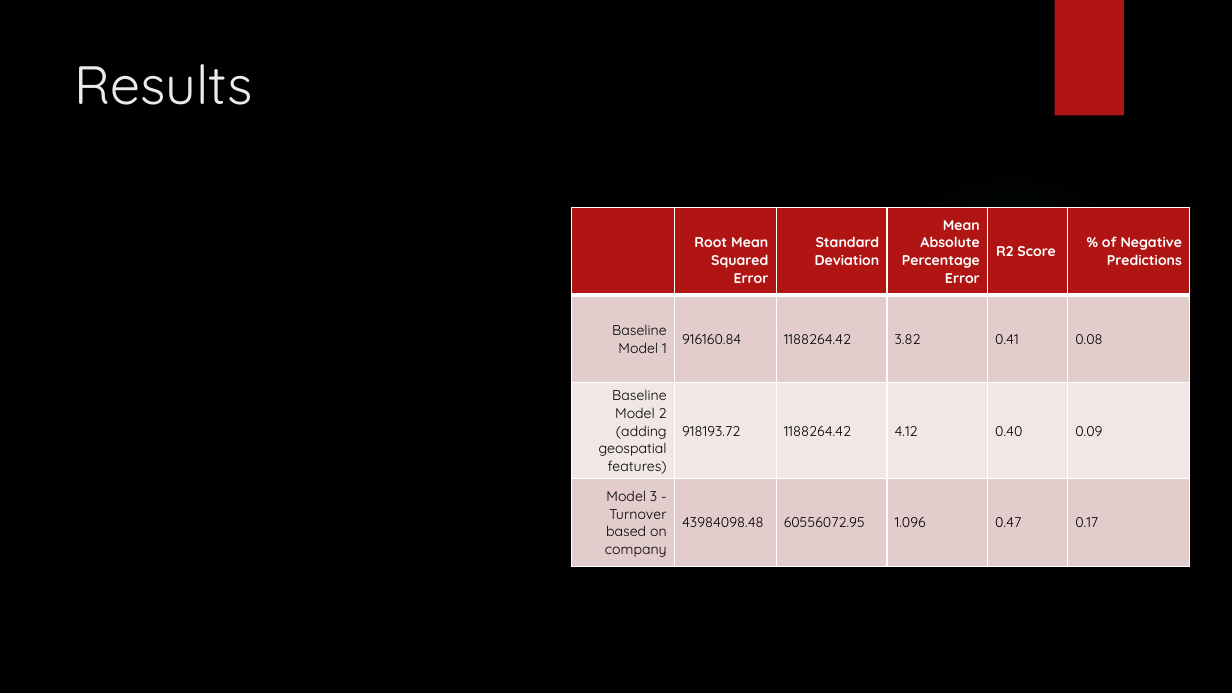
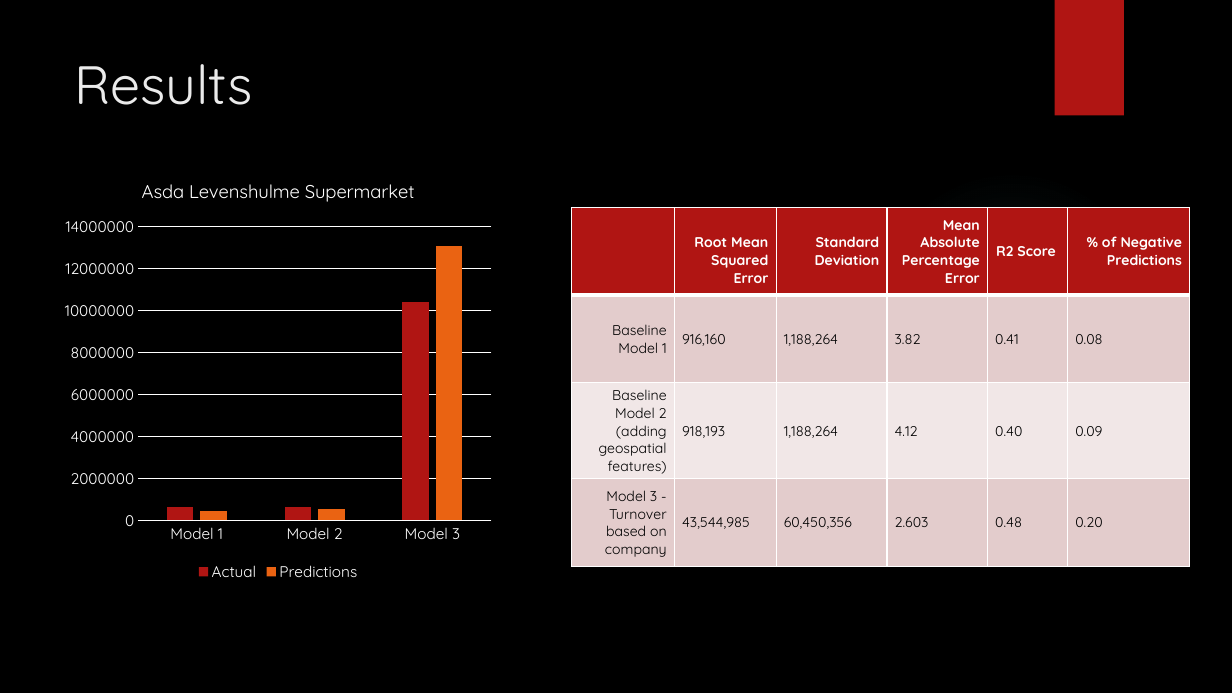
Before and after one commit to wailali17/geomind, a slide deck: slide 9 of Estimating Retail Turnover using Geospatial and Open-Source Data.pptx. Drawn at 1232x693 pixels with LibreOffice and Linux fonts; fonts in the diff are those of the drawing; background and template pictures are left out. Boxes give left, top, right and bottom in pixels: in the first picture for what was removed or moved away, otherwise in the second. Text is boxed around its words. In the diff, an @@ line names an element or a change of style, - is before the commit and + after.

```diff
--- a/Estimating Retail Turnover using Geospatial and Open-Source Data.pptx
+++ b/Estimating Retail Turnover using Geospatial and Open-Source Data.pptx
@@ column chart added at <box>56,161,501,585</box> @@
+title "Asda Levenshulme Supermarket "
+categories: Model 1, Model 2, Model 3
+Actual: 600000, 600000, 10400000
+Predictions: 400000, 500000, 13100000
@@ table at <box>571,208,1190,563</box> @@
-row 2, column 2: 916160.84
+row 2, column 2: 916,160
-row 2, column 3: 1188264.42
+row 2, column 3: 1,188,264
-row 3, column 2: 918193.72
+row 3, column 2: 918,193
-row 3, column 3: 1188264.42
+row 3, column 3: 1,188,264
-row 4: Model 3 - Turnover based on company | 43984098.48 | 60556072.95 | 1.096 | 0.47 | 0.17
+row 4: Model 3 - Turnover based on company | 43,544,985 | 60,450,356 | 2.603 | 0.48 | 0.20
```
Also in this commit, not shown: 1 other slide changed, 4 other files.
